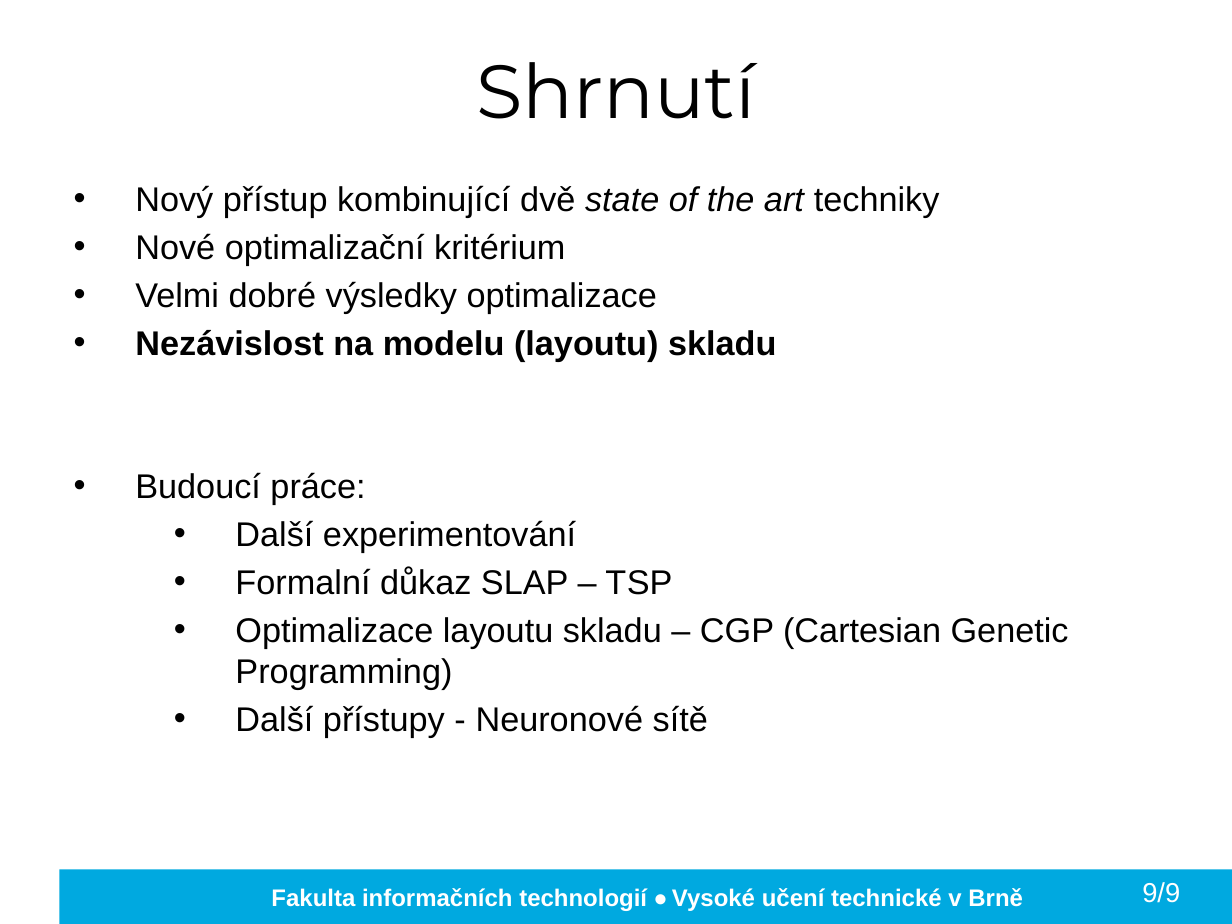
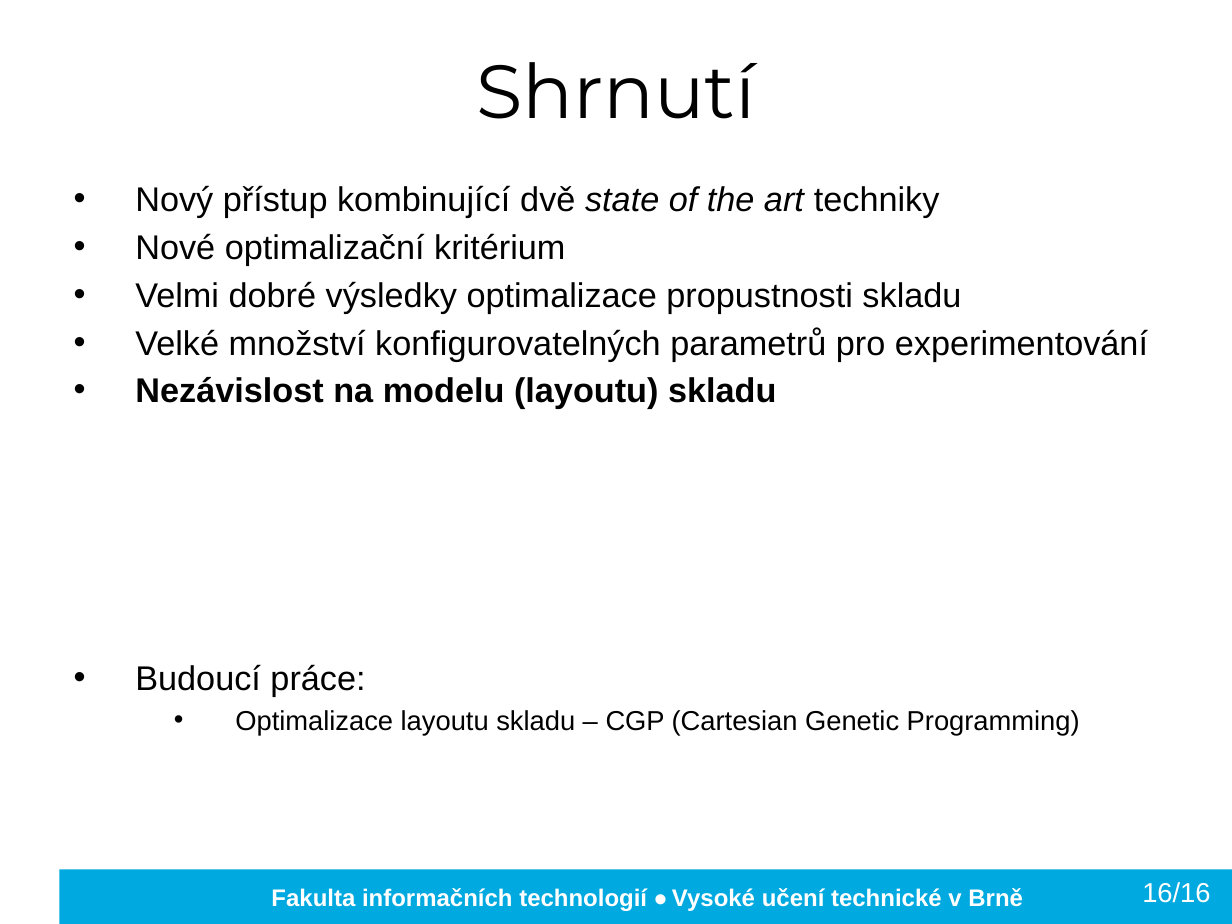
Before and after one commit to kocica/warehouse-manager, a slide deck: slide 17 of doc/xkocic01.pptx (slide 14 before the commit). Drawn at 1232x924 pixels with LibreOffice and Linux fonts; fonts in the diff are those of the drawing; background and template pictures are left out. Boxes give left, top, right and bottom in pixels: in the first picture for what was removed or moved away, otherwise in the second. Text is boxed around its words. In the diff, an @@ line names an element or a change of style, - is before the commit and + after.

```diff
--- a/doc/xkocic01.pptx
+++ b/doc/xkocic01.pptx
@@ text at (135,281,1148,361): text changed @@
-• Velmi dobré výsledky optimalizace
+• Velmi dobré výsledky optimalizace propustnosti skladu
+• Velké množství konfigurovatelných parametrů pro experimentování
@@ text at (235,520,672,595): paragraphs removed @@
-  • Další experimentování
-  • Formalní důkaz SLAP – TSP
@@ text at (235,705,708,738): paragraph removed @@
-  • Další přístupy - Neuronové sítě
@@ text at (235,710,1080,735): size 20 to 16 pt in "Optimalizace layoutu skladu – CGP (Cartesian Genetic ..." @@
@@ text at (1142,882,1210,903): text changed @@
-9/9
+16/16
```
Also in this commit, not shown: 10 other slides changed, 6 slides added, 3 slides removed, 1 other file.
